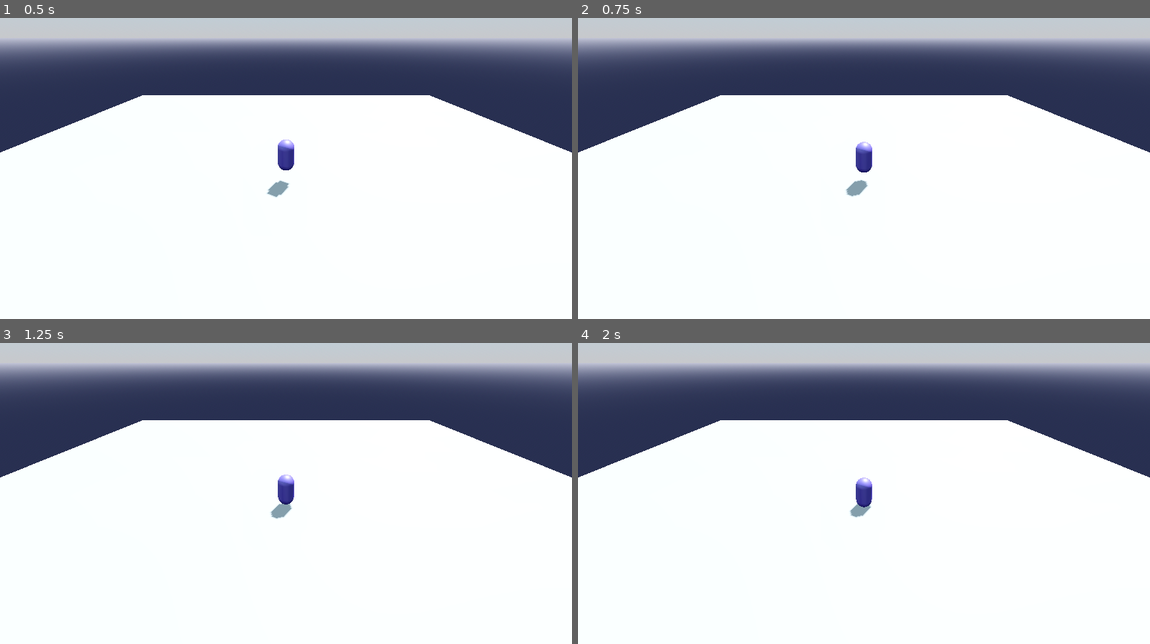
Above: before the commit, frames 1-4 (two rows, left to right).
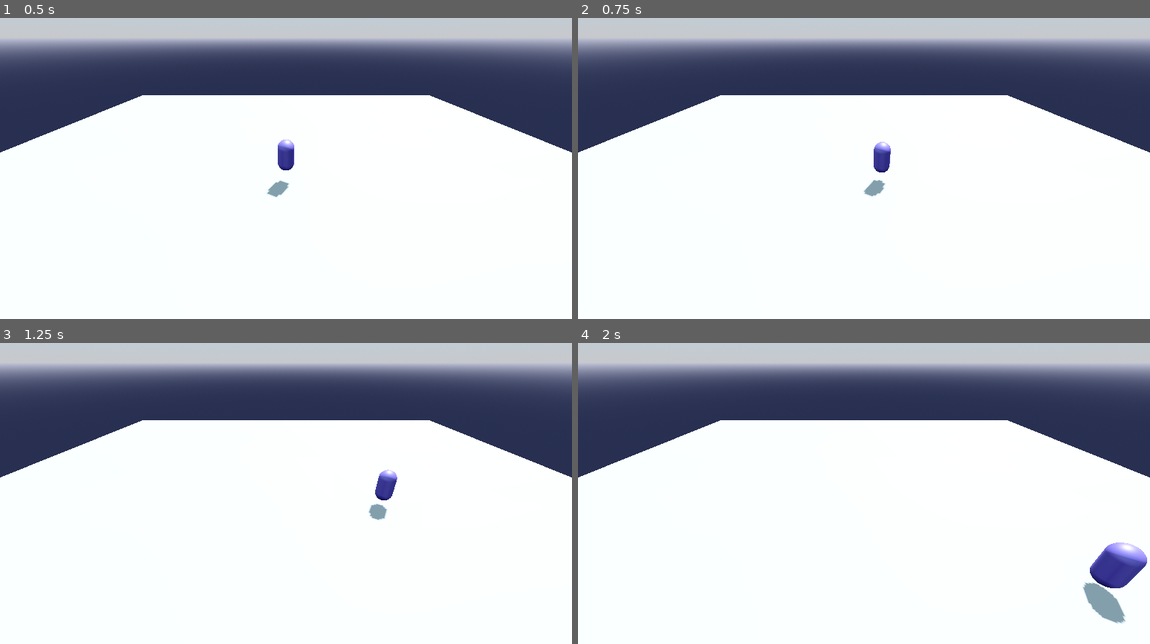
Above: after the commit, the same moments.

Repository: john-prutton/battle-bois
Game: Godot game, scene res://map/scene.tscn
Same seed, same stepped clock (60 frames per second), same inputs: the game is played once before the commit and once after it.
Inputs:
- Up to frame 1 (0.5 s): no input
- Up to frame 2 (0.75 s): hold L (walk_right, bound only after the commit) from 0.53 s (still down)
- Up to frame 3 (1.25 s): keep holding L (walk_right, bound only after the commit)
- Up to frame 4 (2 s): release L (walk_right, bound only after the commit) at 1.28 s; hold K (walk_down, bound only after the commit) from 1.28 s (still down)

Frame 1 is identical in both runs. In frame 2, 0.8% of the frame differs, in the area x 46-55%, y 41-60%; in frame 3, 0.8%; in frame 4, 2.0%, in the area x 47-100%, y 44-94%.

Commit message:
feat: add basic movement

Diff:
--- a/character/controller.gd
+++ b/character/controller.gd
@@ -1,9 +1,29 @@
 extends CharacterBody3D
 
 func _process(delta: float) -> void:
-	if !is_on_floor():
-		velocity.y += -1 * delta
+	var input = Vector3(
+		Input.get_axis("walk_left", "walk_right"),
+		0,
+		Input.get_axis("walk_up", "walk_down")
+	)
+
+	if input.length() != 0:
+		input.limit_length(1)
+	elif velocity.length() > 0.25:
+		input = -0.25 * velocity
+		input.y = 0
 	else:
-		velocity.y = 0
+		input = -velocity
+		input.y = 0
+
+	var magnitudes_multiplied = input.length() * velocity.length()
+	var direction_difference_multiplier = 1 + max(
+		-(input.dot(velocity) / magnitudes_multiplied) if magnitudes_multiplied != 0 else 0,
+		0
+	)
+
+	velocity += 50 * direction_difference_multiplier * delta * input
+	velocity.y = (velocity.y + -1 * delta) if !is_on_floor() else 0
+	velocity = velocity.limit_length(10)
 
 	move_and_slide()
--- a/project.godot
+++ b/project.godot
@@ -14,3 +14,30 @@
 run/main_scene="res://map/scene.tscn"
 config/features=PackedStringArray("4.3", "Forward Plus")
 config/icon="res://icon.svg"
+
+[input]
+
+walk_up={
+"deadzone": 0.5,
+"events": [Object(InputEventKey,"resource_local_to_scene":false,"resource_name":"","device":-1,"window_id":0,"alt_pressed":false,"shift_pressed":false,"ctrl_pressed":false,"meta_pressed":false,"pressed":false,"keycode":0,"physical_keycode":73,"key_label":0,"unicode":105,"location":0,"echo":false,"script":null)
+, Object(InputEventKey,"resource_local_to_scene":false,"resource_name":"","device":-1,"window_id":0,"alt_pressed":false,"shift_pressed":false,"ctrl_pressed":false,"meta_pressed":false,"pressed":false,"keycode":0,"physical_keycode":87,"key_label":0,"unicode":119,"location":0,"echo":false,"script":null)
+]
+}
+walk_down={
+"deadzone": 0.5,
+"events": [Object(InputEventKey,"resource_local_to_scene":false,"resource_name":"","device":-1,"window_id":0,"alt_pressed":false,"shift_pressed":false,"ctrl_pressed":false,"meta_pressed":false,"pressed":false,"keycode":0,"physical_keycode":75,"key_label":0,"unicode":107,"location":0,"echo":false,"script":null)
+, Object(InputEventKey,"resource_local_to_scene":false,"resource_name":"","device":-1,"window_id":0,"alt_pressed":false,"shift_pressed":false,"ctrl_pressed":false,"meta_pressed":false,"pressed":false,"keycode":0,"physical_keycode":83,"key_label":0,"unicode":115,"location":0,"echo":false,"script":null)
+]
+}
+walk_right={
+"deadzone": 0.5,
+"events": [Object(InputEventKey,"resource_local_to_scene":false,"resource_name":"","device":-1,"window_id":0,"alt_pressed":false,"shift_pressed":false,"ctrl_pressed":false,"meta_pressed":false,"pressed":false,"keycode":0,"physical_keycode":76,"key_label":0,"unicode":108,"location":0,"echo":false,"script":null)
+, Object(InputEventKey,"resource_local_to_scene":false,"resource_name":"","device":-1,"window_id":0,"alt_pressed":false,"shift_pressed":false,"ctrl_pressed":false,"meta_pressed":false,"pressed":false,"keycode":0,"physical_keycode":68,"key_label":0,"unicode":100,"location":0,"echo":false,"script":null)
+]
+}
+walk_left={
+"deadzone": 0.5,
+"events": [Object(InputEventKey,"resource_local_to_scene":false,"resource_name":"","device":-1,"window_id":0,"alt_pressed":false,"shift_pressed":false,"ctrl_pressed":false,"meta_pressed":false,"pressed":false,"keycode":0,"physical_keycode":74,"key_label":0,"unicode":106,"location":0,"echo":false,"script":null)
+, Object(InputEventKey,"resource_local_to_scene":false,"resource_name":"","device":-1,"window_id":0,"alt_pressed":false,"shift_pressed":false,"ctrl_pressed":false,"meta_pressed":false,"pressed":false,"keycode":0,"physical_keycode":65,"key_label":0,"unicode":97,"location":0,"echo":false,"script":null)
+]
+}
Not shown: 1 places in map/scene.tscn that only renumber resources
